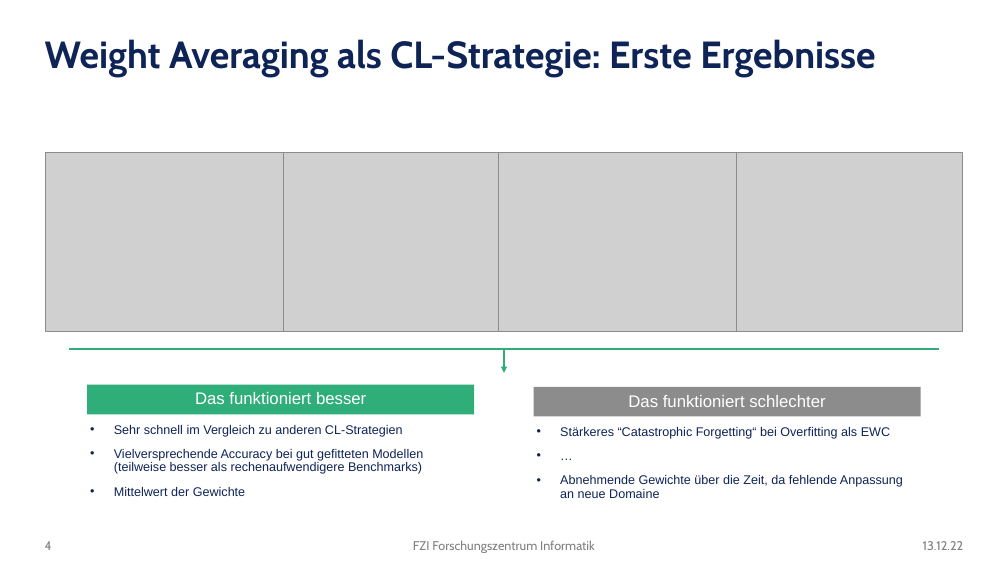
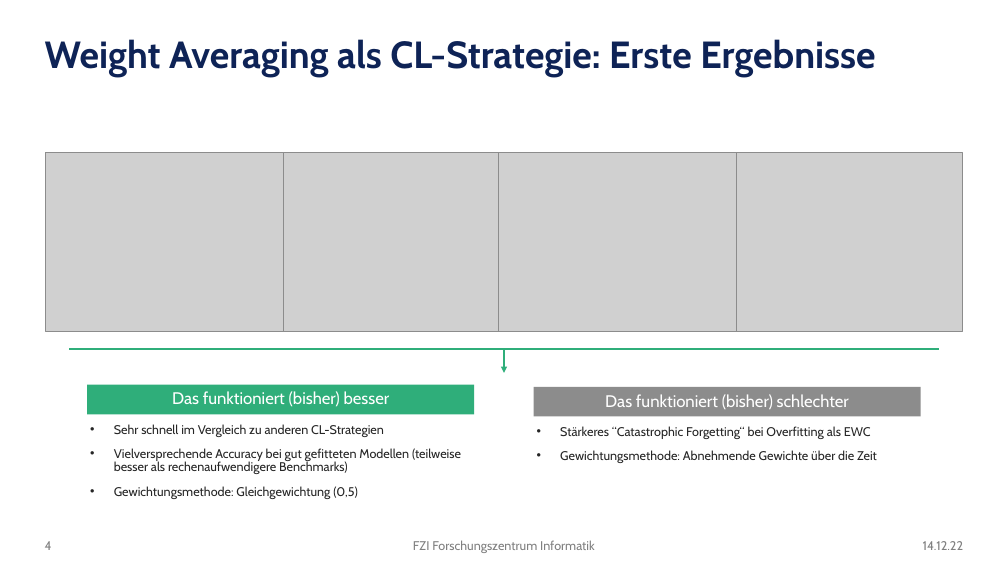
Before and after one commit to nikvogel/WeightAveragingCL, a slide deck: slide 4 of PosterPresentation.pptx. Drawn at 1008x567 pixels with LibreOffice and Linux fonts; fonts in the diff are those of the drawing; grey boxes stand for pictures; background and template pictures are left out. Boxes give left, top, right and bottom in pixels: in the first picture for what was removed or moved away, otherwise in the second. Text is boxed around its words. In the diff, an @@ line names an element or a change of style, - is before the commit and + after.

Commit message:
Update pptx

```diff
--- a/PosterPresentation.pptx
+++ b/PosterPresentation.pptx
@@ text in rectangle at (x1=172, y1=391, x2=390, y2=407): text changed; font Arial to Cabin @@
-Das funktioniert besser
+Das funktioniert (bisher) besser
@@ text in rectangle at (x1=605, y1=394, x2=849, y2=409): text changed; font Arial to Cabin @@
-Das funktioniert schlechter
+Das funktioniert (bisher) schlechter
@@ text at (x1=114, y1=424, x2=461, y2=474): font Arial to Cabin, text colour #0E2356 to #262626 in "Sehr schnell im Vergleich zu anderen CL-Strategien", "Vielversprechende Accuracy bei gut gefitteten Modellen (teil ..." @@
@@ text at (x1=560, y1=426, x2=871, y2=439): font Arial to Cabin, text colour #0E2356 to #262626 in "Stärkeres “Catastrophic Forgetting“ bei Overfitting als EWC" @@
@@ text at (x1=560, y1=450, x2=877, y2=463): text changed; font Arial to Cabin; text colour #0E2356 to #262626 @@
-• …
-• Abnehmende Gewichte über die Zeit, da fehlende Anpassung an neue Domaine
+• Gewichtungsmethode: Abnehmende Gewichte über die Zeit
@@ text at (x1=114, y1=486, x2=358, y2=499): text changed; font Arial to Cabin; text colour #0E2356 to #262626 @@
-• Mittelwert der Gewichte
+• Gewichtungsmethode: Gleichgewichtung (0,5)
@@ text at (x1=923, y1=541, x2=964, y2=550): text changed @@
-13.12.22
+14.12.22
```
Also in this commit, not shown: 4 other slides changed.
